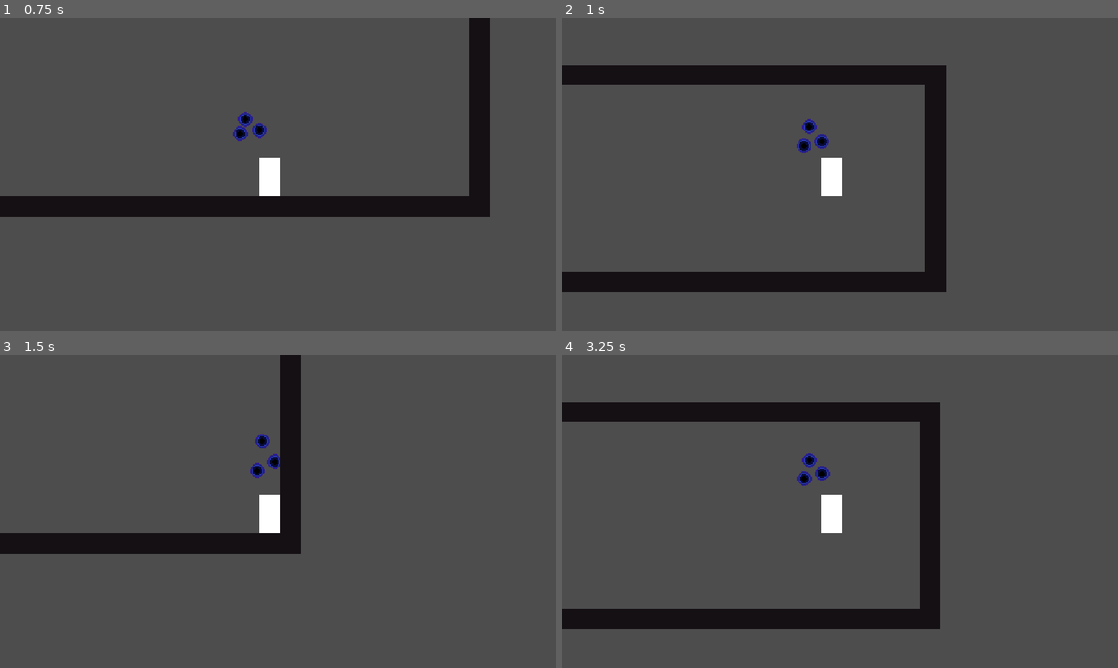
Above: before the commit, frames 1-4 (two rows, left to right).
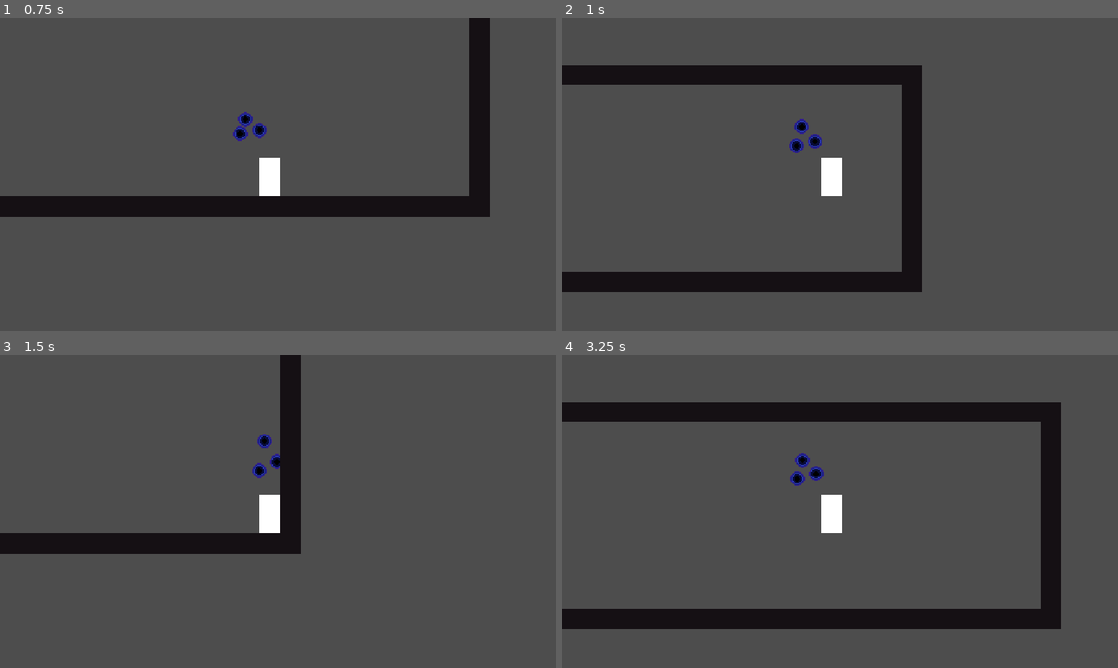
Above: after the commit, the same moments.

Repository: Timi865/Microvania
Game: Godot game, scene res://Scenes/game.tscn
The game is run twice, just before and just after one commit, with the same random seed, the same clock (stepped at 60 frames per second) and the same inputs.
Inputs:
- Up to frame 1 (0.75 s): hold Right (Move_right) from 0.53 s (still down); tap C (dash) at 0.6 s
- Up to frame 2 (1 s): keep holding Right (Move_right); tap Space (Jump) at 0.77 s
- Up to frame 3 (1.5 s): keep holding Right (Move_right); tap C (dash) at 1.35 s
- Up to frame 4 (3.25 s): tap Space (Jump) at 1.52, 3.02 s; release Right (Move_right) at 2.03 s; hold Left (Move_left) 2.03-2.78 s; tap C (dash) at 2.1, 2.85 s; hold Right (Move_right) from 2.78 s (still down)

Frame 1 is identical in both runs. In frame 2, 5.5% of the frame differs, in the area x 40-70%, y 15-88%; in frame 3, 0.2%; in frame 4, 7.5%, in the area x 41-90%, y 15-88%.

Commit message:
@export Category
Added export categories to my player script and changed the numbers to make Dash more of a movement mode

Diff:
--- a/Scenes/Player.tscn
+++ b/Scenes/Player.tscn
@@ -9,6 +9,7 @@
 
 [node name="Player" type="CharacterBody2D" unique_id=402479733]
 script = ExtResource("1_gntrk")
+DASH_TIME = 0.75
 
 [node name="CollisionShape2D" type="CollisionShape2D" parent="." unique_id=469050356]
 scale = Vector2(0.47, 0.47)
--- a/Scripts/Player.gd
+++ b/Scripts/Player.gd
@@ -2,7 +2,7 @@
 
 #const DashVisual_preload = preload("res://Scenes/dash_visual.tscn")
 
-
+@export_category("Movement")
 @export var MAX_SPEED: float = 90.0
 @export var ACCELERATION: float = 22.5
 @export var FRICTION: float = 28.0
@@ -12,6 +12,7 @@
 var look_dir_x: int = 1
 
 var dash_unlocked: bool = true#set to true later
+@export_category("Dash")
 @export var DASH_SPEED: float = 200
 @export var DASH_TIME: float = 0.25
 @export var DASH_COOLDOWN: float = 0.7
@@ -19,7 +20,7 @@
 var dash_timer: float = 0.0
 var dash_cooldown_timer: float = 0.0
 
-
+@export_category("Visual")
 @export var spawn_visual_interval_dash: float = 0.2
 var spawn_visual_timer: float = 0.0
 
